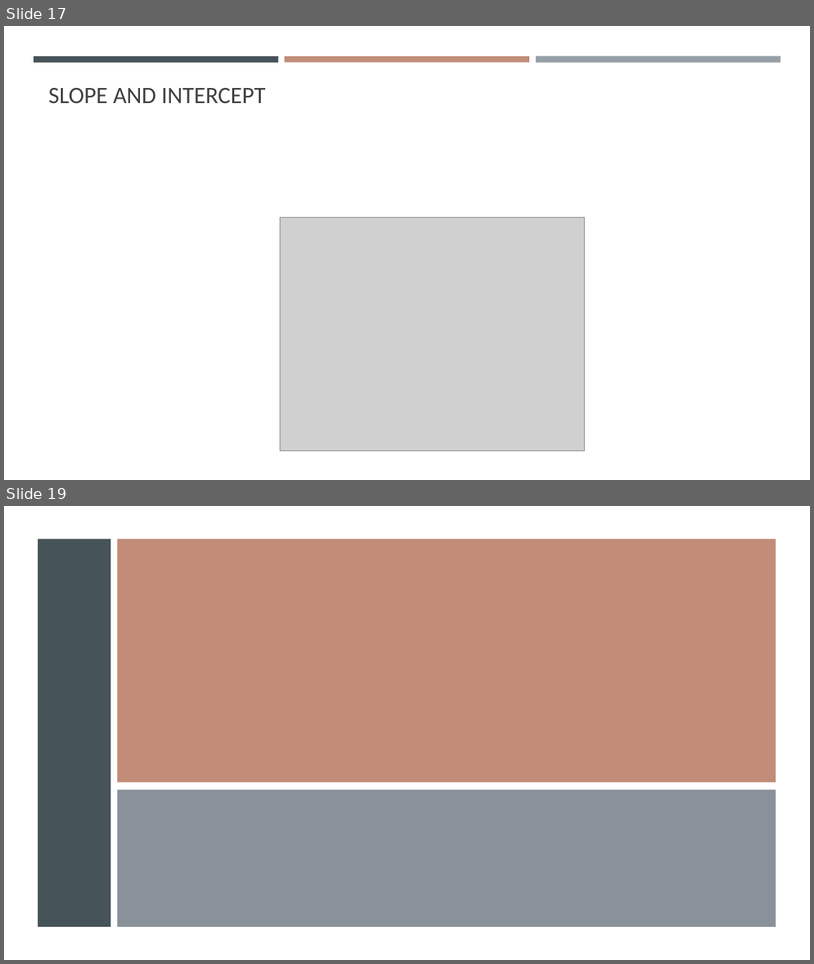
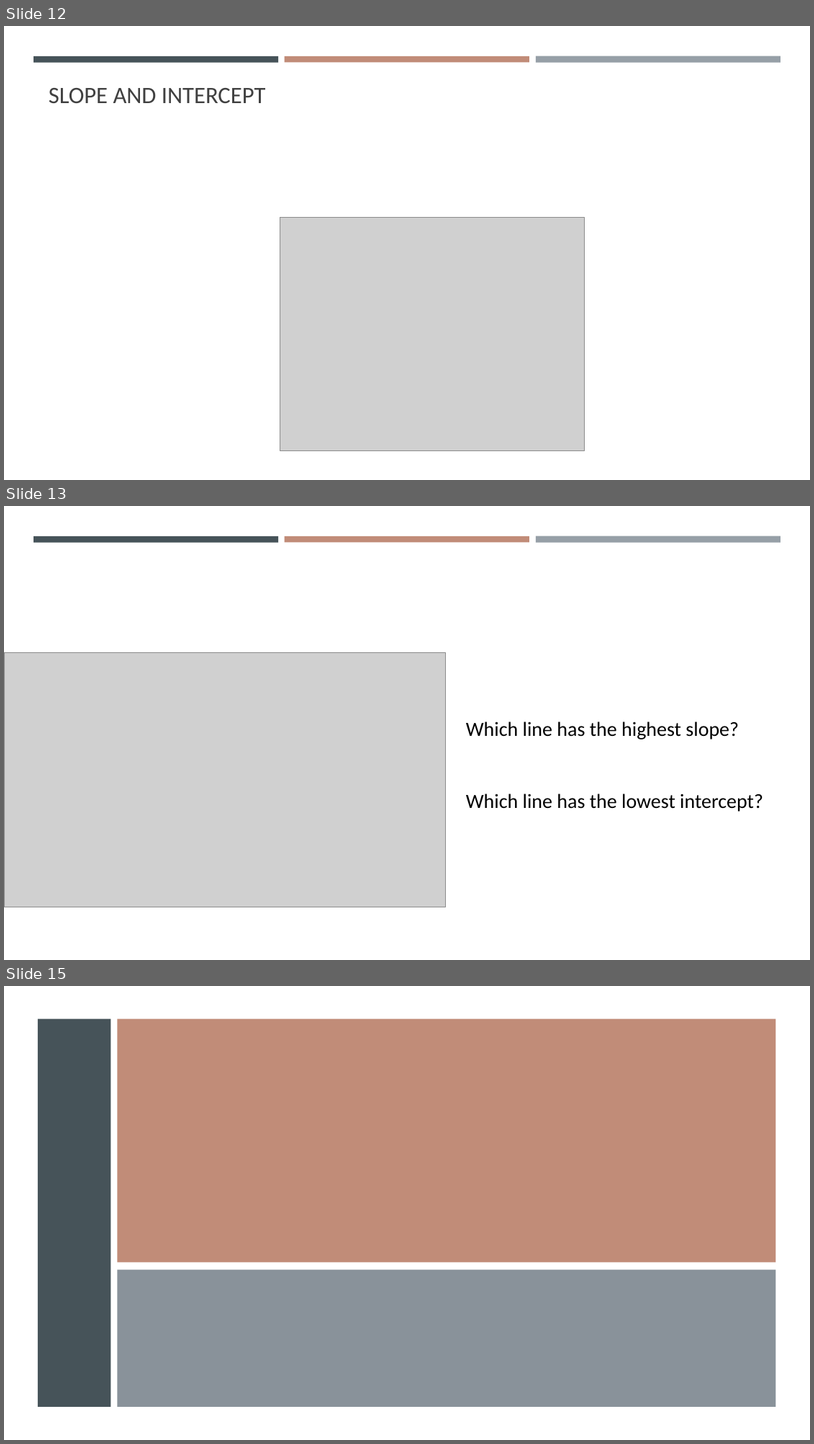
Before and after one commit to gisynw/geog-247, a slide deck: docs/Lectures/Week04/Week04_BivariateRegression.pptx. Shown one above the other, each under a label of ours: slides 17 and 19 before the commit, slides 12, 13 and 15 after it; the slides between them are not shown. The pictures are 814x964 and 814x1444 pixels, drawn with LibreOffice and Linux fonts; fonts in the diff are those of the drawing; grey boxes stand for pictures. Boxes give left, top, right and bottom in pixels: in the first picture for what was removed or moved away, otherwise in the second. Text is boxed around its words. In the diff, an @@ line names an element or a change of style, - is before the commit and + after.

```diff
--- a/docs/Lectures/Week04/Week04_BivariateRegression.pptx
+++ b/docs/Lectures/Week04/Week04_BivariateRegression.pptx
@@ slide 13 added at box(4, 506, 810, 960), background #FFFFFF; not listed: 3 template elements that a slide beside it also shows @@
@@ picture added at box(4, 652, 445, 907) @@
@@ text added at box(466, 721, 739, 739), 24 pt, text #000000 @@
+Which line has the highest slope?
@@ text added at box(466, 793, 764, 811), 24 pt, text #000000 @@
+Which line has the lowest intercept?
@@ what was slide 17 is now slide 12 @@
@@ what was slide 19 is now slide 15 @@
```
Also in this commit, not shown: 6 slides changed, 2 other slides added, 3 slides removed, 2 other files.
